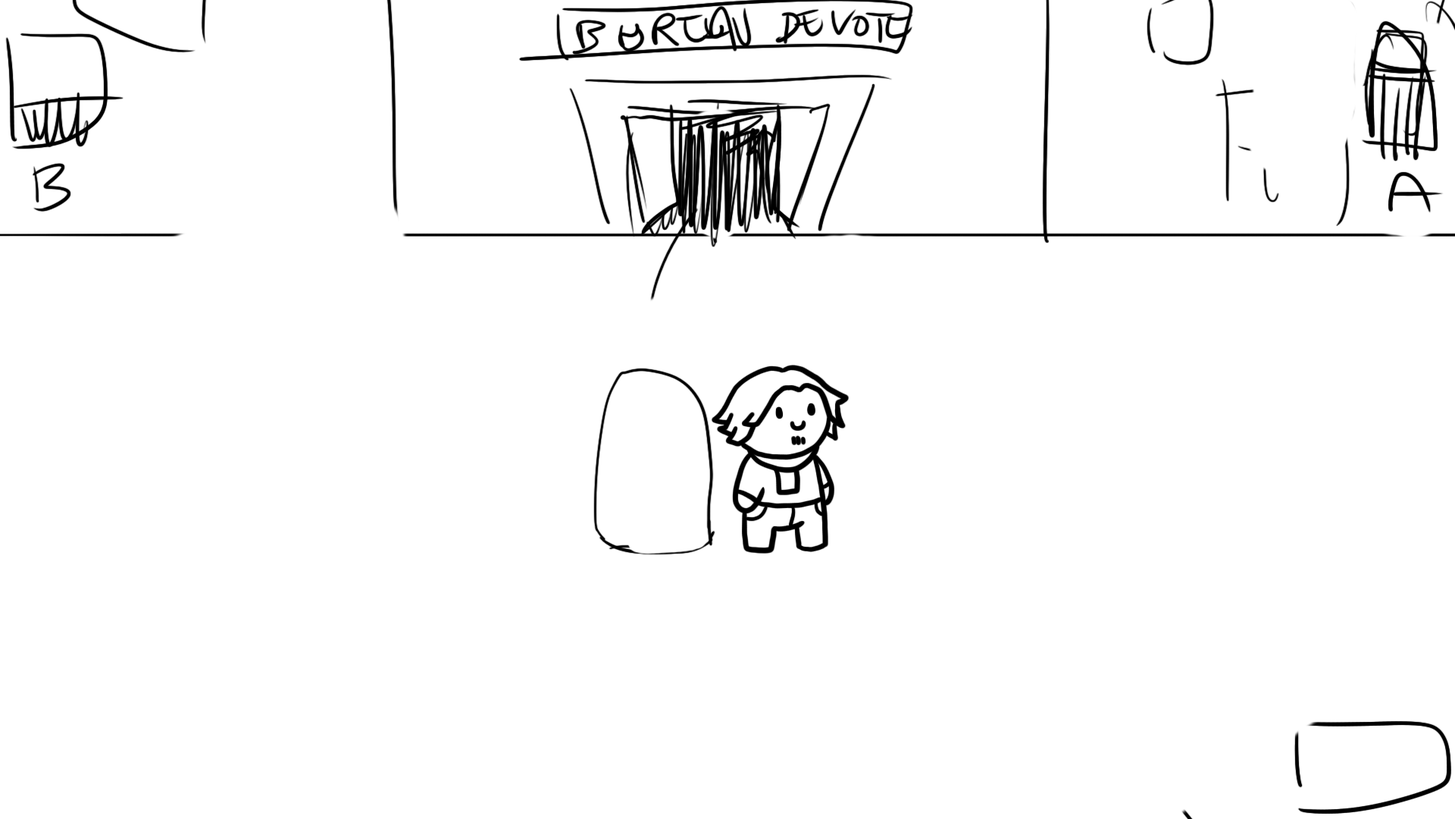
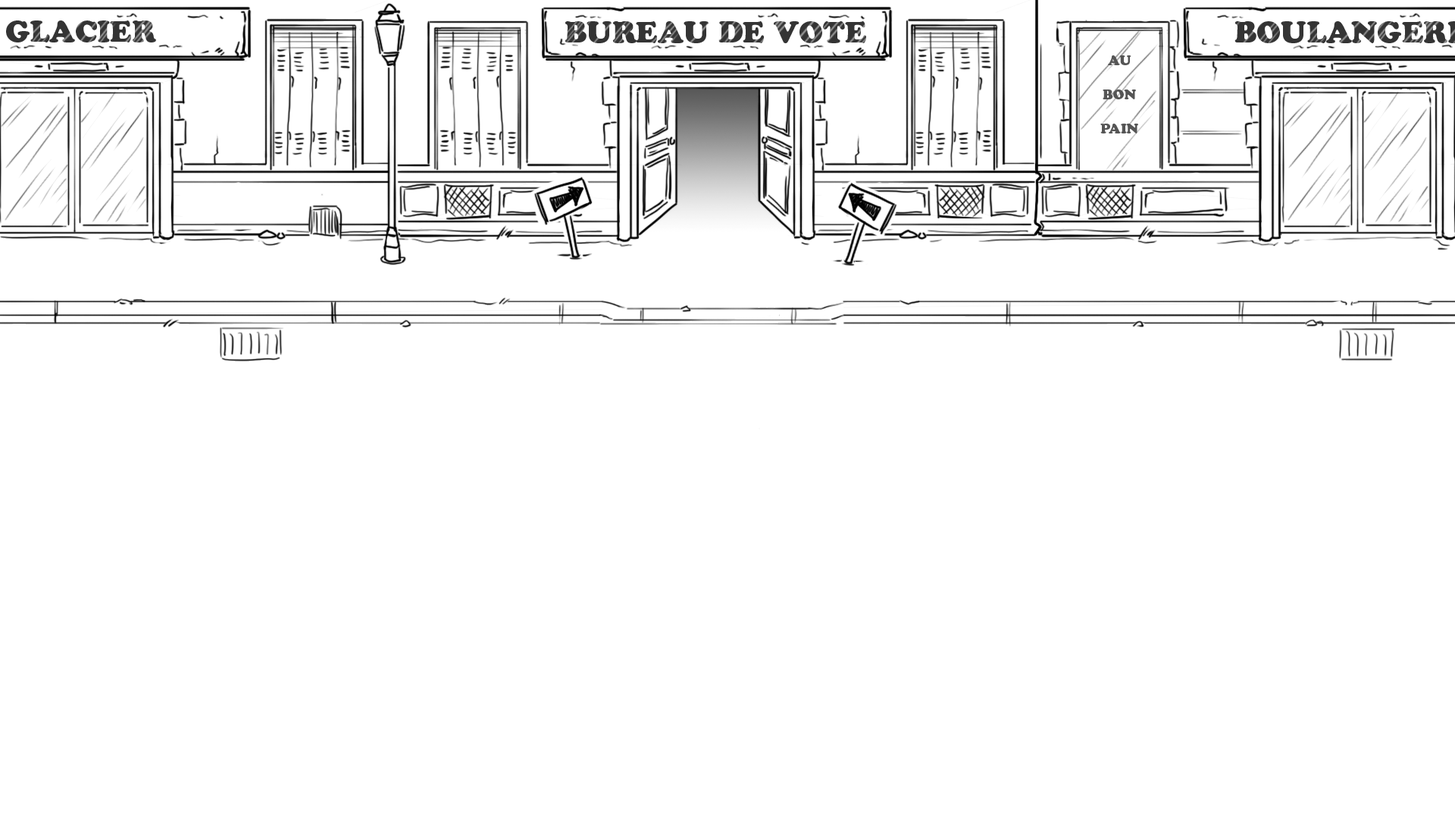
Layer changes from the first w=1455, h=819 image to the second:
added group "Groupe 1" with 16 layers above "Calque 1" over (0, 0, 1455, 430)
added layer "Calque 9 copie" in group "Groupe 1" over (831, 181, 898, 267)
added layer "Calque 9" in group "Groupe 1" over (533, 175, 594, 260)
added layer "Calque 4 copie 2" in group "Groupe 1" over (0, 3, 252, 52)
added layer "GLACIER" in group "Groupe 1" over (6, 20, 157, 43)
added layer "Calque 4 copie" in group "Groupe 1" over (1212, 3, 1455, 53)
added layer "BOULANGERIE" in group "Groupe 1" over (1234, 21, 1455, 44)
added layer "Calque 4" in group "Groupe 1" over (562, 3, 883, 53)
added layer "BUREAU DE VOTE" in group "Groupe 1" over (564, 21, 867, 44)
added layer "Calque 5" in group "Groupe 1" over (1080, 38, 1176, 174)
added layer "AU BON PAIN" in group "Groupe 1" over (1100, 55, 1139, 134)
added layer "Calque 7" in group "Groupe 1" over (373, 3, 761, 430)
added layer "Calque 2 copie 2" in group "Groupe 1" over (0, 0, 391, 242)
added layer "Calque 2 copie" in group "Groupe 1" over (1032, 6, 1455, 243)
moved "Calque 2" into group "Groupe 1", painted on it over (388, 0, 1044, 555)
added layer "Calque 3" (70%) in group "Groupe 1" over (643, 88, 792, 232)
added layer "Calque 6" in group "Groupe 1" over (0, 193, 1455, 362)
hid "Calque 1", opacity 100% → 35%, painted on it over (0, 0, 1455, 819)
hid "Arrière-plan" over (0, 0, 1455, 819)
